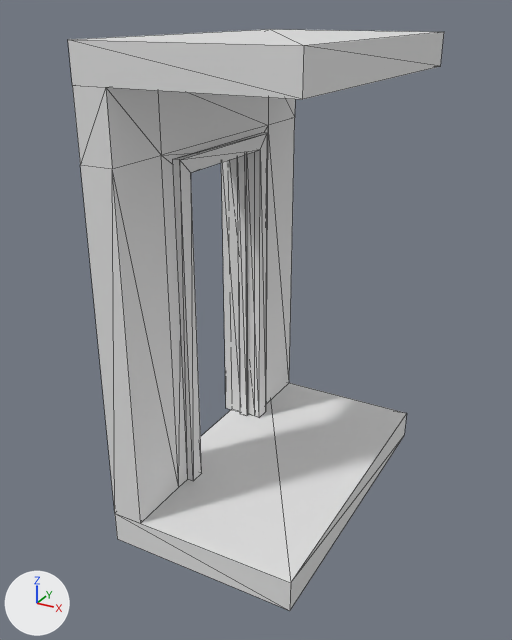
The glTF model assets/Module_Blocky/SM_WallDoor_1x2_01a.glb, before and after one commit.
Camera for both pictures: a 50 mm camera at (2.25, -2.66, 2.83) aimed at (0.31, 0.87, 1.06). Lighting does not change. The marker at lower left points along +X, +Y and +Z. Mesh edges are drawn as thin lines. Where no turn or scale is listed for an object, it has been applied to the vertices. Vertices at the same position are counted once.

Objects in the first picture: 'SM_WallDoor_1x2_01a'.
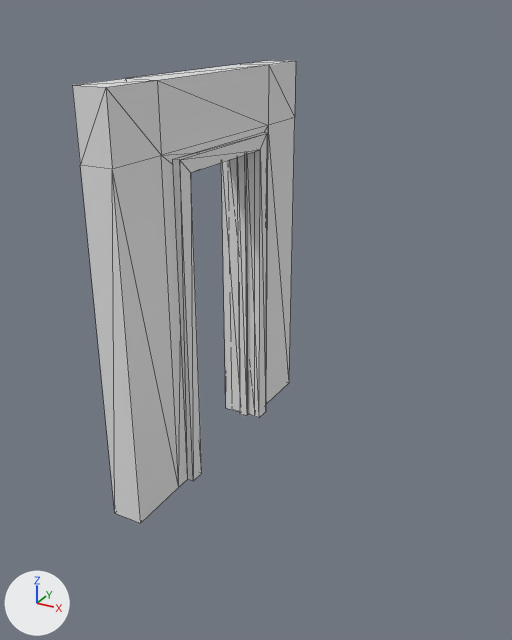
Where the change shows, as pixel boxes [x1, y1, x2, y2] in the pictures (512 x 640 px):
'SM_WallDoor_1x2_01a', reshaped (40% narrower, 20% shorter): before [68, 29, 444, 611]; after [72, 60, 296, 523]
part 1 of me_cube_042, deleted: before [68, 29, 444, 99]
part 2 of me_cube_042, cut back: before [80, 165, 406, 611]; after [80, 165, 141, 523]

Edits to the bpy script that builds the scene:
```text
Change me_cube_042:
    used by ob_sm_walldoor_1x2_01a; location = (0.0, 0.0, 0.0)
    remove me_cube_042.from_pydata(...)  # 92 vertices, 149 faces; spans x -0.25..1.0, y 0.0..2.0, z -0.2..2.7
    add me_cube_042.from_pydata(...)  # 76 vertices, 125 faces; spans x -0.25..0.05, y 0.0..2.0, z 0.0..2.5
    me_cube_042 part 1: the loose piece of 8 vertices spanning x -0.2..1.0, y 0.0..2.0, z 2.5..2.7 is deleted
    me_cube_042 part 2
    8 vertices are removed from x -0.2..1.0, y 0.0..2.0, z -0.2..0.0
    21 faces are deleted
    9 new faces join them
```
